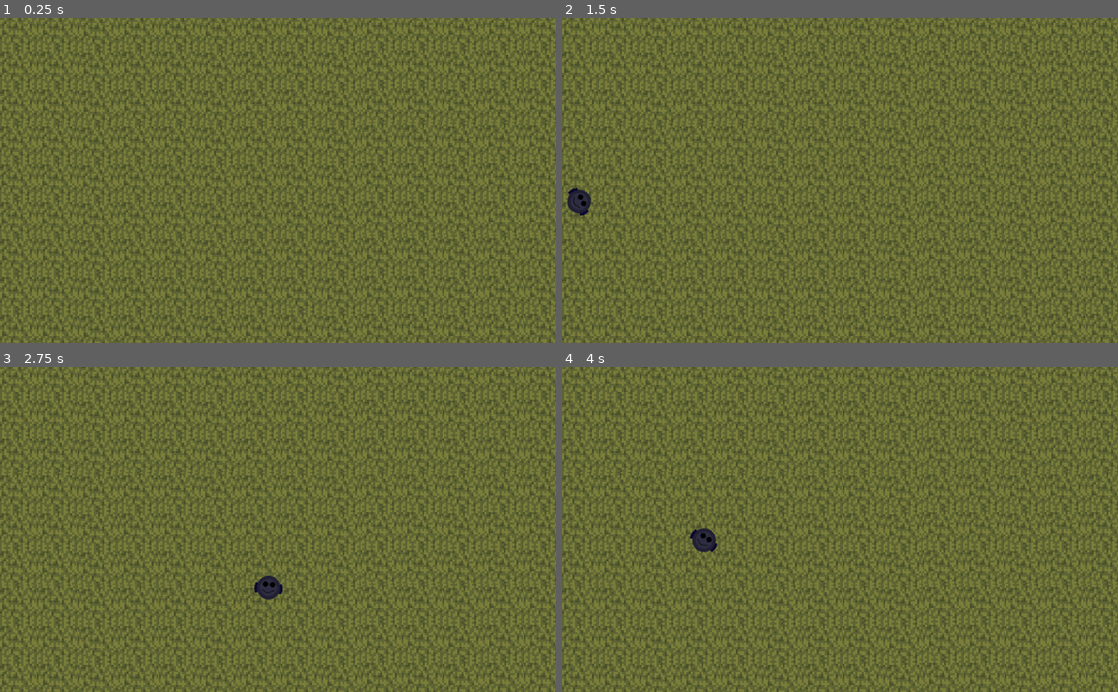
Above: before the commit, frames 1-4 (two rows, left to right).
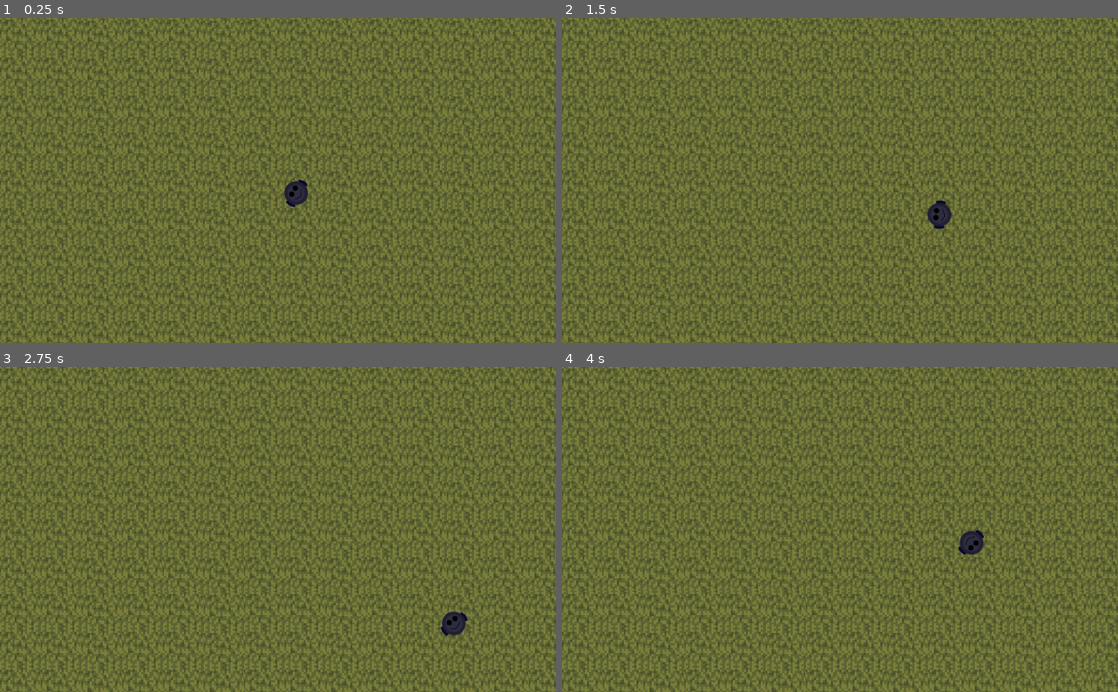
Above: after the commit, the same moments.

Repository: mikolajlubiak/hotroyal
Game: Godot game, scene res://tło.tscn
Two runs of this game, one before a commit and one after it. Both use one fixed random seed, a clock stepped at 60 frames per second and the inputs below.
Inputs (mouse positions are in pixels of both pictures, inside the frame that each line leads up to):
- Up to frame 1 (0.25 s): no input
- Up to frame 2 (1.5 s): tap Enter at 0.5 s; move the mouse to (962, 164) at 0.52 s; hold D (ui_right) 0.53-1.28 s; move the mouse to (728, 196) at 1.27 s; hold S (ui_down) from 1.28 s (still down)
- Up to frame 3 (2.75 s): move the mouse to (333, 458) at 2.02 s; release S (ui_down) at 2.03 s; hold D (ui_right) from 2.03 s (still down)
- Up to frame 4 (4 s): move the mouse to (812, 594) at 2.77 s; release D (ui_right) at 2.78 s; hold W (ui_up) 2.78-3.53 s; move the mouse to (1006, 578) at 3.52 s; hold A (ui_left) from 3.53 s (still down)

The runs differ from the first frame. In frame 1, 36% of the frame differs, in the area x 0-100%, y 0-100%; in frame 2, 37%; in frame 3, 37%; in frame 4, 37%.

Commit message:
porp.ruszanie

Diff:
--- a/tło.tscn
+++ b/tło.tscn
@@ -5,28 +5,32 @@
 [ext_resource path="res://movementplayer.gd" type="Script" id=3]
 
 [sub_resource type="RectangleShape2D" id=1]
-extents = Vector2( 40.5552, 85.9642 )
+extents = Vector2( 52.7215, 68.453 )
 
-[node name="świat" type="Node2D"]
+[node name="Node2D" type="Node2D"]
 position = Vector2( 6, -10 )
 z_as_relative = false
 
-[node name="Trawa" type="Sprite" parent="."]
-position = Vector2( 323, 308 )
+[node name="Timer" type="Timer" parent="."]
+
+[node name="Trawa2" type="Sprite" parent="."]
+position = Vector2( 330, 319 )
 texture = ExtResource( 1 )
 
-[node name="Trawa" type="Sprite" parent="Trawa"]
-position = Vector2( 672, -2 )
+[node name="Trawa3" type="Sprite" parent="."]
+position = Vector2( 1004, 319 )
 texture = ExtResource( 1 )
 
 [node name="KinematicBody2D" type="KinematicBody2D" parent="."]
+position = Vector2( 539, 334 )
 script = ExtResource( 3 )
 
 [node name="Sprite" type="Sprite" parent="KinematicBody2D"]
-position = Vector2( 221, 249 )
+position = Vector2( 0, 1 )
+rotation = 1.56962
 texture = ExtResource( 2 )
 
 [node name="CollisionShape2D" type="CollisionShape2D" parent="KinematicBody2D"]
-position = Vector2( 222, 253 )
+position = Vector2( 0, 0.500031 )
 scale = Vector2( 0.493156, -0.314084 )
 shape = SubResource( 1 )
